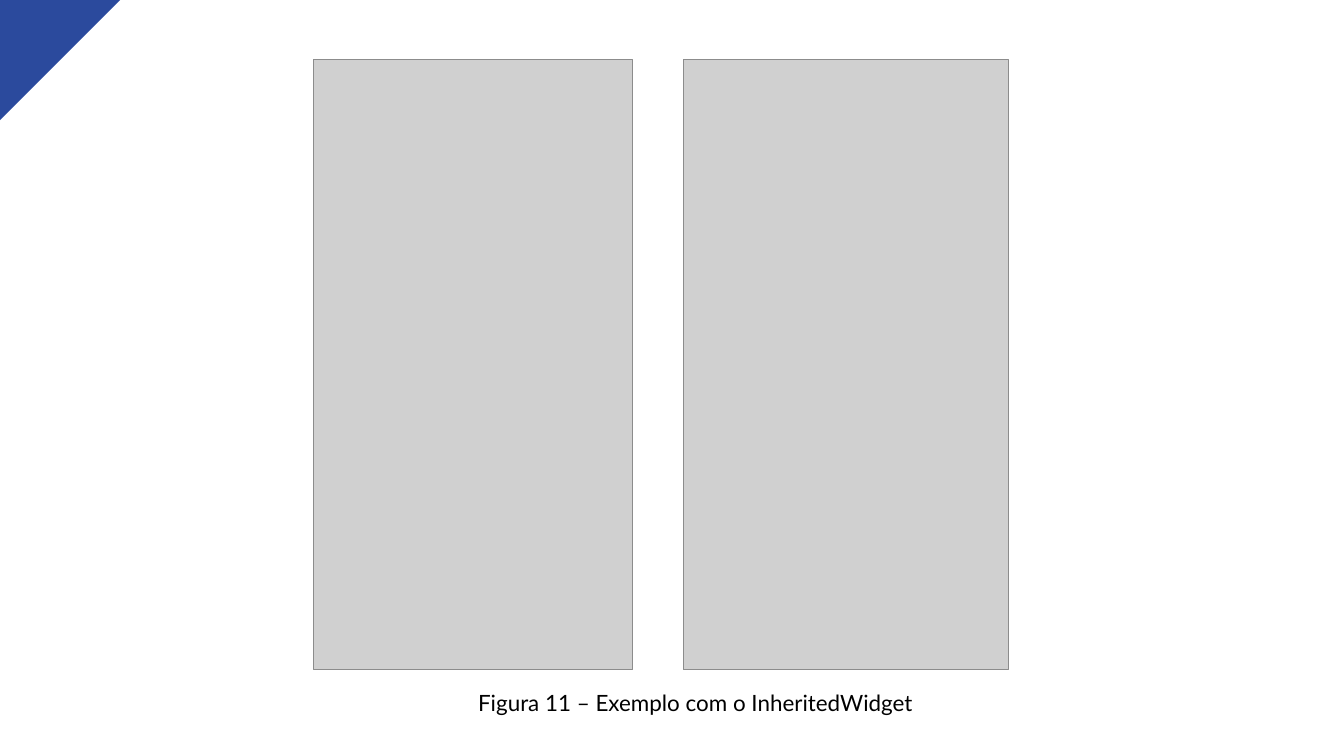
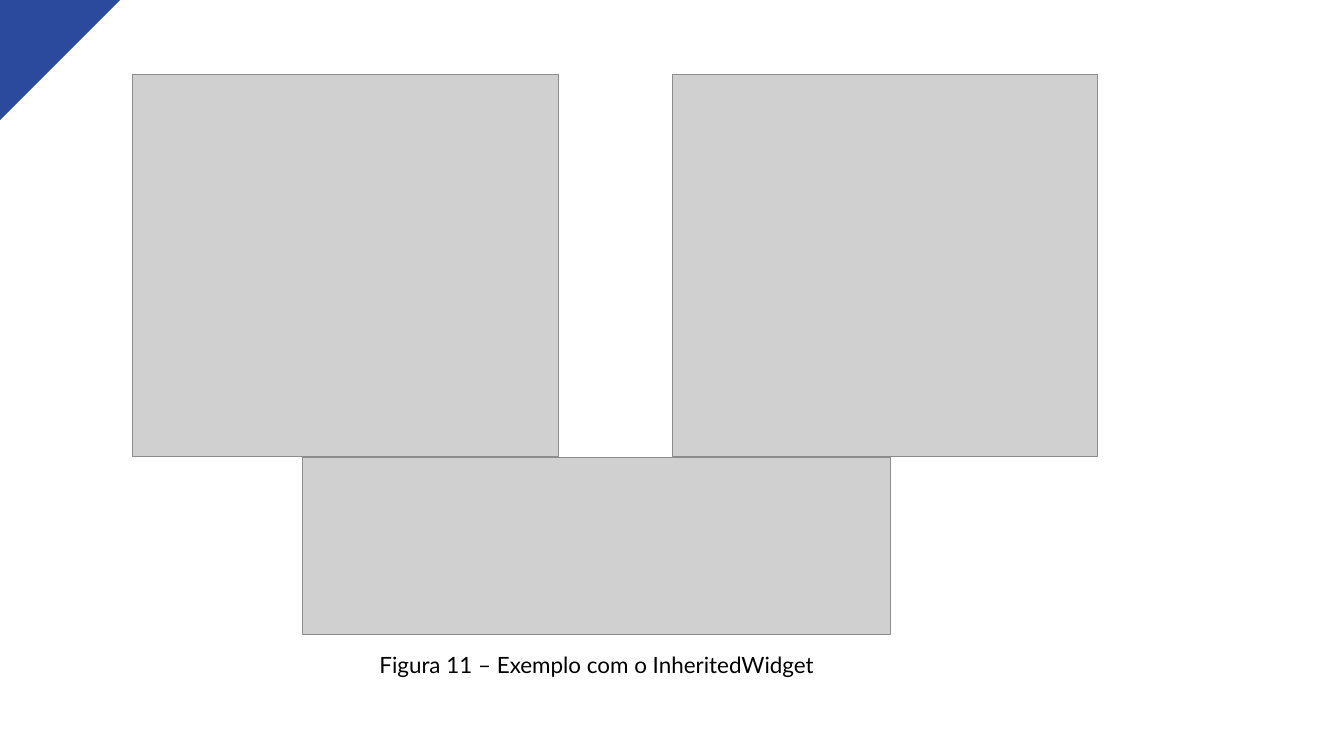
Before and after one commit to TalyssonDEV/Semac-11, a slide deck: slide 20 of Aula11-Manipulação de Estados/Aula11-Manipulação de Estados.pptx. Drawn at 1344x756 pixels with LibreOffice and Linux fonts; fonts in the diff are those of the drawing; grey boxes stand for pictures. Boxes give left, top, right and bottom in pixels: in the first picture for what was removed or moved away, otherwise in the second. Text is boxed around its words. In the diff, an @@ line names an element or a change of style, - is before the commit and + after.

```diff
--- a/Aula11-Manipulação de Estados/Aula11-Manipulação de Estados.pptx
+++ b/Aula11-Manipulação de Estados/Aula11-Manipulação de Estados.pptx
@@ picture added at (133, 75, 558, 456) @@
@@ picture removed at (314, 60, 633, 670) @@
@@ picture: place and size @@
-picture at (683, 60, 1008, 670)
+picture at (672, 75, 1097, 456)
@@ picture added at (302, 458, 890, 635) @@
@@ text "Figura 11 – Exemplo com ...": place and size @@
-text "Figura 11 – Exemplo com ..." at (478, 694, 912, 715)
+text "Figura 11 – Exemplo com ..." at (379, 656, 814, 677)
```
Also in this commit, not shown: 8 other slides changed, 6 other files.
